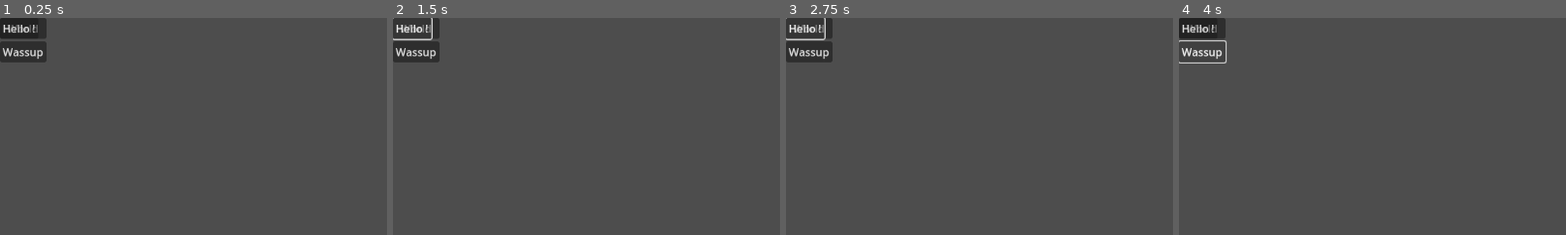
Above: before the commit, frames 1-4 (left to right).
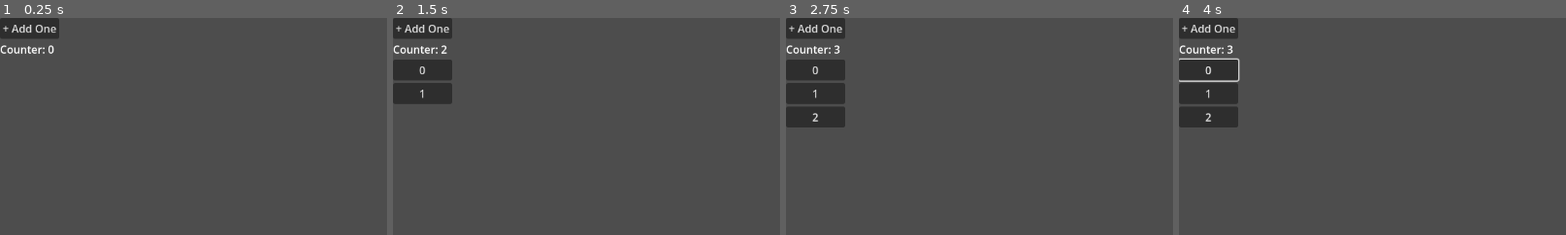
Above: after the commit, the same moments.

Repository: dugramen/godot-global-project
Game: Godot game, scene res://node.tscn
Same seed, same stepped clock (60 frames per second), same inputs: the game is played once before the commit and once after it.
Inputs (mouse positions are % of the whole screen's width and height, from its top left):
- Up to frame 1 (0.25 s): no input
- Up to frame 2 (1.5 s): click (3, 2) at 0.5 s, where only the run before the commit has a clickable "World"; click (4, 2) at 1.25 s, where only the run after the commit has a clickable "+ Add One"
- Up to frame 3 (2.75 s): click (2, 2) at 2 s, where only the run before the commit has a clickable "Hello !"
- Up to frame 4 (4 s): click (4, 12) at 2.75 s, where only the run after the commit has a clickable "0"; click (3, 8) at 3.5 s, where only the run before the commit has a clickable "Wassup"
The pictures show only the part of the screen within x 0-50%, y 0-50%; the shares and areas given below are measured in that part.

The runs differ from the first frame. In frame 1, 1.7% of the frame differs, in the area x 0-16%, y 0-21%; in frame 2, 4.4%; in frame 3, 5.9%, in the area x 0-16%, y 0-51%; in frame 4, 5.6%.

Commit message:
strict gdx version, arrays must wrap components. Fixes several ordering issues

Diff:
--- a/node.tscn
+++ b/node.tscn
@@ -4,18 +4,50 @@
 script/source = "extends Control
 
 func _ready() -> void:
-	var child = GDX.render(func(a): return [
-		VBoxContainer, [
+	var st := {
+		counter = 0
+	}
+	var other_child = GDX.render(func(update): return [
+		VBoxContainer, {
+			on_tree_exiting = func():
+				print('exiting'),
+		}, [
 			[Button, {
-				text = \"Hello !\"
+				text = \"+ Add One\",
+				on_pressed = func():
+					st.counter += 1
+					update.call(),
 			}],
-			Button, {text = \"World\"},
-			Button, {
-				text = \"Wassup\"
-			},
+			[Label, { text = \"Counter: \" + str(st.counter) }],
+
+			[range(st.counter).map(func(a): return [
+				[Button, {
+					text = str(a)
+				}]
+			])],
+
+			[Label, {text = \"Greater than 3\"}] if st.counter > 3 else []
 		]
 	])
-	add_child(child)
+	var child = GDX.render(func(update): return [
+		VBoxContainer, [
+			Button, {
+				text = \"+ Add One\",
+				on_pressed = func():
+					st.counter += 1
+					update.call()
+					pass,
+			},
+			Label, {text = \"Finished \" + str(st.counter)}, [],
+
+			#range(st.counter).map(func(a): return [
+				#Button, {
+					#text = str(a)
+				#}
+			#])
+		],
+	])
+	add_child(other_child)
 	pass
 "
 
--- a/plugins/included/gdx.gd
+++ b/plugins/included/gdx.gd
@@ -10,99 +10,308 @@
 	var tree: Array = callable.call(render.bind(callable))
 	var dm: Dictionary = _deletion_map.get_or_add(callable, {})
 	var ndm: Dictionary = _new_deletion_map.get_or_add(callable, {})
-	var result = recurse_tree(callable, _render_map.get(callable, null), tree)
+	var node_from_previous_render = _render_map.get(callable, null)
+	var index := 0
+	if node_from_previous_render is Node:
+		node_from_previous_render = node_from_previous_render.get_parent()
+		index = node_from_previous_render.get_index()
+	print('n from prev ', node_from_previous_render)
+	#var result = recurse_tree(callable, node_from_previous_render, tree, [index])
+	#var result = traverse_tree(callable, tree)
+	var result = build_element(callable, tree, {index = index, node = node_from_previous_render})
 	_render_map[callable] = result
+	#print(dm)
 	for node in dm:
 		if is_instance_valid(node):
 			node.queue_free()
 	_deletion_map[callable] = ndm
 	_new_deletion_map.erase(callable)
 
+	#print(result, node_from_previous_render)
+	#print()
+	#print(_deletion_map)
+	#print(_new_deletion_map)
 	return result
 
-static func recurse_tree(context: Callable, parent: Node, array: Array, node_index := [0]):
-	#var instance: Object = parent
-	var node_class = [null]
-	var props := {}
-	var children := []
-	var callables: Array[Callable] = []
-
-	var seal_class := func():
-		var instance: Node = parent
-		var should_create := true
-		if node_class[0] is Node:
-			instance = node_class[0]
+#static func handle_array()
+
+static func build_element(callable: Callable, tree: Array, context := {node = null, index = 0}):
+	if tree.is_empty(): return
+	if tree[0] is Node or "new" in tree[0]:
+		var props := {}
+		var children := []
+		var calls := []
+		var parent: Node = context.node
+		# Gather props and children
+		for item in tree:
+			if item is Dictionary:
+				props.merge(item, true)
+			elif item is Array:
+				children.append(item)
+			elif item is Callable:
+				calls.append(item)
+
+		# Create or reuse node
+		var node: Node = null
+		if tree[0] is Node:
+			node = tree[0]
 		else:
-			if parent and parent.get_child_count() > node_index[0]:
+			var should_create := true
+			#if parent:
+				#prints(parent, parent.get_children(), index)
+			print(context)
+			if parent and parent.get_child_count() > context.index:
 				var key: String = props.get('name', "")
 				if parent.has_node(key):
-					instance = parent.get_node(key)
+					print("found key")
+					node = parent.get_node(key)
 					should_create = false
 				else:
-					instance = parent.get_child(node_index[0])
-					var existing_class = instance.get_meta("node_class", -10)
-					if existing_class == node_class[0]:
+					node = parent.get_child(context.index)
+					print(node)
+					var existing_class = node.get_meta("node_class", null)
+					#prints(node_class, existing_class)
+					if existing_class == tree[0]:
 						should_create = false
 			if should_create:
-				instance = node_class[0].new()
-				instance.set_meta("node_class", node_class[0])
+				node = tree[0].new()
+				#print("should create ", instance)
+				node.set_meta("node_class", tree[0])
 				if parent:
-					parent.add_child(instance)
-		print(instance)
-		_deletion_map[context].erase(instance)
-		_new_deletion_map[context][instance] = true
-
-		var connections: Dictionary = instance.get_meta("_gdx_connections", {})
+					parent.add_child.call_deferred(node)
+		#prints(instance, _deletion_map[context])
+		_deletion_map[callable].erase(node)
+		_new_deletion_map[callable][node] = true
+
+		# Disconnect signals from previous render
+		var connections: Dictionary = node.get_meta("_gdx_connections", {})
 		for signal_name in connections:
-			var callable = connections[signal_name]
-			instance.disconnect(signal_name, callable)
+			var c = connections[signal_name]
+			node.disconnect(signal_name, c)
 		connections.clear()
-
+		node.set_meta("_gdx_connections", connections)
+
+		# Handle props
 		for key in props:
 			var value = props[key]
 			if key is String:
 				if key.begins_with("on_"):
 					var signal_name: String = key.trim_prefix("on_")
-					if instance.has_signal(signal_name):
-						instance.connect(signal_name, value)
+					if node.has_signal(signal_name):
+						node.connect(signal_name, value)
 						connections[signal_name] = value
 					continue
-				if key in instance:
-					if instance.get(key) != value:
-						instance.set(key, value)
+				if key in node:
+					if node.get(key) != value:
+						node.set(key, value)
 					continue
 
-		if children.size() > 0:
-			recurse_tree(context, instance, children, node_index + [])
-
-		props.clear()
-		children.clear()
-		node_class[0] = null
-		return instance
-
-	var index := 0
-	for item in array:
-		print(index)
-		if item is Dictionary:
-			props.merge(item, true)
-		elif item is Callable:
-			callables.push_back(item)
-		elif item is Array:
-			children.append_array(item)
-		elif item is Node:
-			if index > 0:
-				seal_class.call()
-			index += 1
-			node_index[0] += 1
-			node_class[0] = item
-		elif "new" in item:
-			# Process everything up til now before the new class
-			if index > 0:
-				print('sealing')
-				seal_class.call()
-
-			index += 1
-			node_index[0] += 1
-			node_class[0] = item
-
-	return seal_class.call()
+		var result := []
+		var new_context := {
+			node = node,
+			index = 0
+		}
+		for child in children:
+			build_element(callable, child, new_context)
+		context.index += 1
+		return node
+	elif tree[0] is Array:
+		var result := []
+		for branch in tree:
+			result.append(build_element(callable, branch, context))
+		return result
+
+#static func handle_props
+
+#static func traverse_tree(callable: Callable, tree: Array):
+	## Stacks
+	#var children := []
+	#var props := []
+	#var callables := []
+	#var classes := []
+	#
+	#var stack := [{
+		#array = tree,
+		#parent = null,
+	#}]
+	#
+	#[MarginContainer, {}, [
+		#[VBoxContainer, [
+			#[Button, {text = "Hello"}, [
+				#[Label],
+				#[ColorRect]
+			#]],
+			#[Button],
+			#[Button],
+		#]]
+	#]]
+	#
+	#while !stack.is_empty():
+		#var element: Dictionary = stack.pop_back()
+		#var array: Array = element.array
+		## Check first element
+		#arr
+		#
+		#for item in array:
+			#if item is Array:
+				#stack.push_back({array = item, parent = element.parent})
+		#
+		#
+		#
+		#
+		#var should_push_class := false
+		#if item is Array:
+			#children.push_back(item)
+			##for i in range(item.size() - 1, 0, -1):
+				##stack.push_back(item[i])
+		#elif item is Dictionary:
+			#props.push_back(item)
+		#elif item is Callable:
+			#callables.push_back(item)
+		#else:
+			#if item is Node or "new" in item:
+				#classes.push_back(item)
+				#should_push_class = true
+		#if should_push_class or
+
+
+#static func recurse_tree(callable: Callable, parent: Node, array: Array,
+	##node_index := [0]
+	#parent_context := {
+		#node_class = null,
+		#props = {},
+		#children = [],
+		#callables = [],
+		#index = 0
+	#}
+#):
+	##var instance: Object = parent
+	##var data := {
+		##node_class = null,
+		##props = {},
+		##children = [],
+		##callables = [],
+		##
+	##}
+	#
+	## When encountering a class like VBoxContainer
+	## Increase the index of the parent context only
+	## WHen building a node from the context, it has its own index of 0
+	## If the class is null, increase the parent context index
+	## Otherwise increase the context's own index
+	#
+	#var context := {
+		#node_class = null,
+		#props = {},
+		#children = [],
+		#callables = [],
+		#index = 0
+	#}
+	#
+	##var node_class = [null]
+	##var props := {}
+	##var children := []
+	##var callables: Array[Callable] = []
+	##var new_index := node_index
+	#
+	#
+	#var seal_class := func():
+		##prints('\nsealing, parent = ', parent)
+		##var index = node_index[0] - 1
+		#var instance: Node = parent
+		#if context.node_class == null:
+			#instance = parent
+		#elif context.node_class is Node:
+			#instance = context.node_class
+		#else:
+			#var should_create := true
+			##if parent:
+				##prints(parent, parent.get_children(), index)
+			#if parent and parent.get_child_count() > context.index:
+				#var key: String = context.props.get('name', "")
+				#if parent.has_node(key):
+					#print("found key")
+					#instance = parent.get_node(key)
+					#should_create = false
+				#else:
+					#instance = parent.get_child(context.index)
+					#print(instance)
+					#var existing_class = instance.get_meta("node_class", null)
+					##prints(node_class, existing_class)
+					#if existing_class == context.node_class:
+						#should_create = false
+			#if should_create:
+				#instance = context.node_class.new()
+				##print("should create ", instance)
+				#instance.set_meta("node_class", context.node_class)
+				#if parent:
+					#parent.add_child.call_deferred(instance)
+		##prints(instance, _deletion_map[context])
+		#_deletion_map[callable].erase(instance)
+		#_new_deletion_map[callable][instance] = true
+		##print('meta set ', instance)
+		#
+		#var connections: Dictionary = instance.get_meta("_gdx_connections", {})
+		#for signal_name in connections:
+			#var c = connections[signal_name]
+			#instance.disconnect(signal_name, c)
+		#connections.clear()
+		#instance.set_meta("_gdx_connections", connections)
+		#
+		#for key in context.props:
+			#var value = context.props[key]
+			#if key is String:
+				#if key.begins_with("on_"):
+					#var signal_name: String = key.trim_prefix("on_")
+					#if instance.has_signal(signal_name):
+						#instance.connect(signal_name, value)
+						#connections[signal_name] = value
+					#continue
+				#if key in instance:
+					#if instance.get(key) != value:
+						#instance.set(key, value)
+					#continue
+		#
+		#print('-------------', context.children)
+		#for child in context.children:
+			#print('index before ', context.index)
+			#recurse_tree(callable, instance, child, context.index)
+			#print('index after ', context.index)
+		#
+		#context.props.clear()
+		#context.children.clear()
+		#context.node_class = null
+		#return instance
+	#
+	#var index := 0
+	#for item in array:
+		##print(index)
+		#if item is Dictionary:
+			#context.props.merge(item, true)
+		#elif item is Callable:
+			#context.callables.push_back(item)
+		#elif item is Array:
+			#context.children.append(item)
+		#elif item is Node:
+			#if parent != null:
+				#seal_class.call()
+			##if index > 0:
+			#index += 1
+			#node_index[0] += 1
+			#new_index = [0]
+			#context.node_class = item
+			#node_class[0] = item
+		#elif "new" in item:
+			## Process everything up til now before the new class
+			#if parent != null:
+				#seal_class.call()
+			##if index > 0:
+				##print('sealing')
+			#
+			#node_index[0] += 1
+			#new_index = [0]
+			#index += 1
+			#context.node_class = item
+			#node_class[0] = item
+	#
+	#return seal_class.call()
